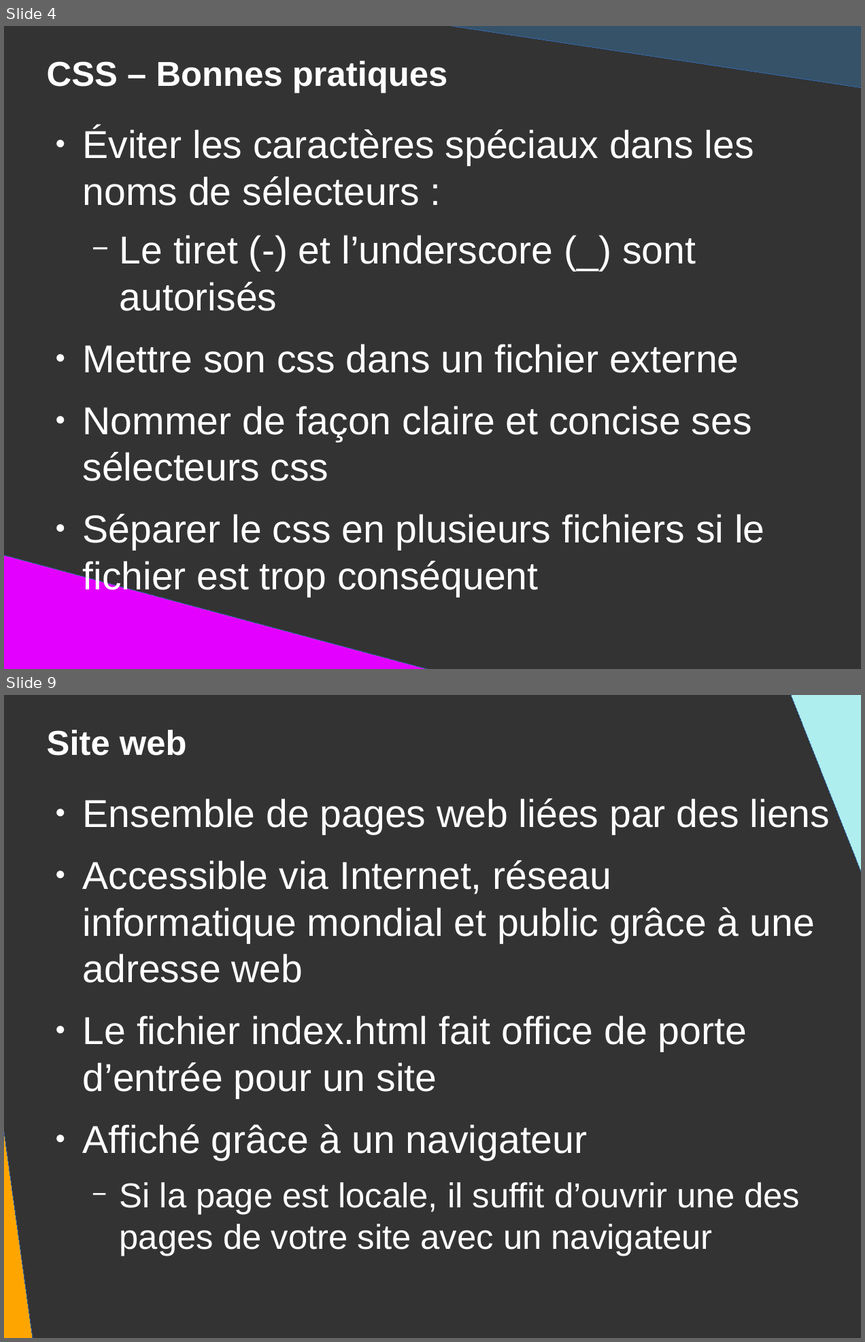
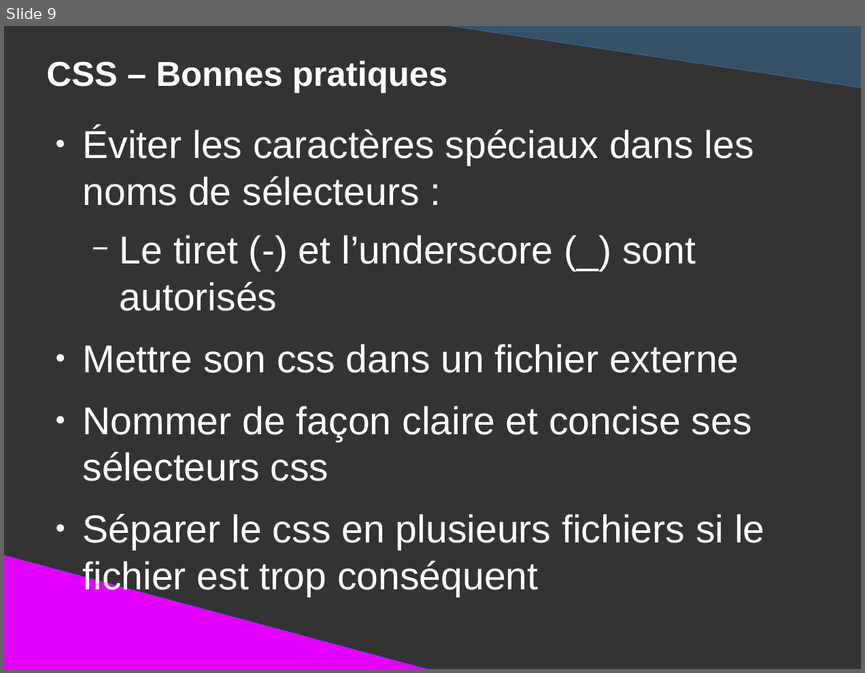
Before and after one commit to DanYellow/presentations, a slide deck: mmi/html/bonnes-pratiques/presentation.odp. Shown one above the other, each under a label of ours: slides 4 and 9 before the commit, slide 9 after it; the slides between them are not shown. The pictures are 865x1342 and 865x673 pixels, drawn with LibreOffice and Linux fonts; fonts in the diff are those of the drawing. Boxes give left, top, right and bottom in pixels: in the first picture for what was removed or moved away, otherwise in the second. Text is boxed around its words. In the diff, an @@ line names an element or a change of style, - is before the commit and + after.

```diff
--- a/mmi/html/bonnes-pratiques/presentation.odp
+++ b/mmi/html/bonnes-pratiques/presentation.odp
@@ slide 9 removed at (4,695,861,1338), background #333333 @@
@@ right triangle removed at (781,695,861,1004) @@
@@ title removed at (47,730,187,756) @@
-Site web
@@ right triangle removed at (4,794,35,1338) @@
@@ text removed at (83,798,830,1256) @@
-● Ensemble de pages web liées par des liens
-● Accessible via Internet, réseau informatique mondial et public grâce à une adresse web
-● Le fichier index.html fait office de porte d’entrée pour un site
-● Affiché grâce à un navigateur
-  − Si la page est locale, il suffit d’ouvrir une des pages de votre site avec un navigateur
@@ what was slide 4 is now slide 9 @@
```
Also in this commit, not shown: 3 slides changed, 6 slides added, 97 other slides removed, 10 other files.
